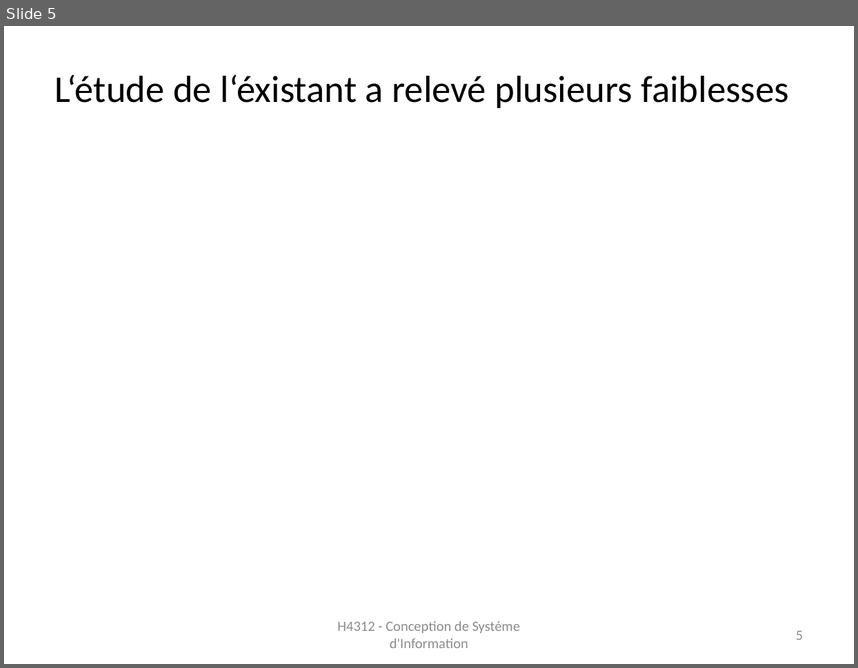
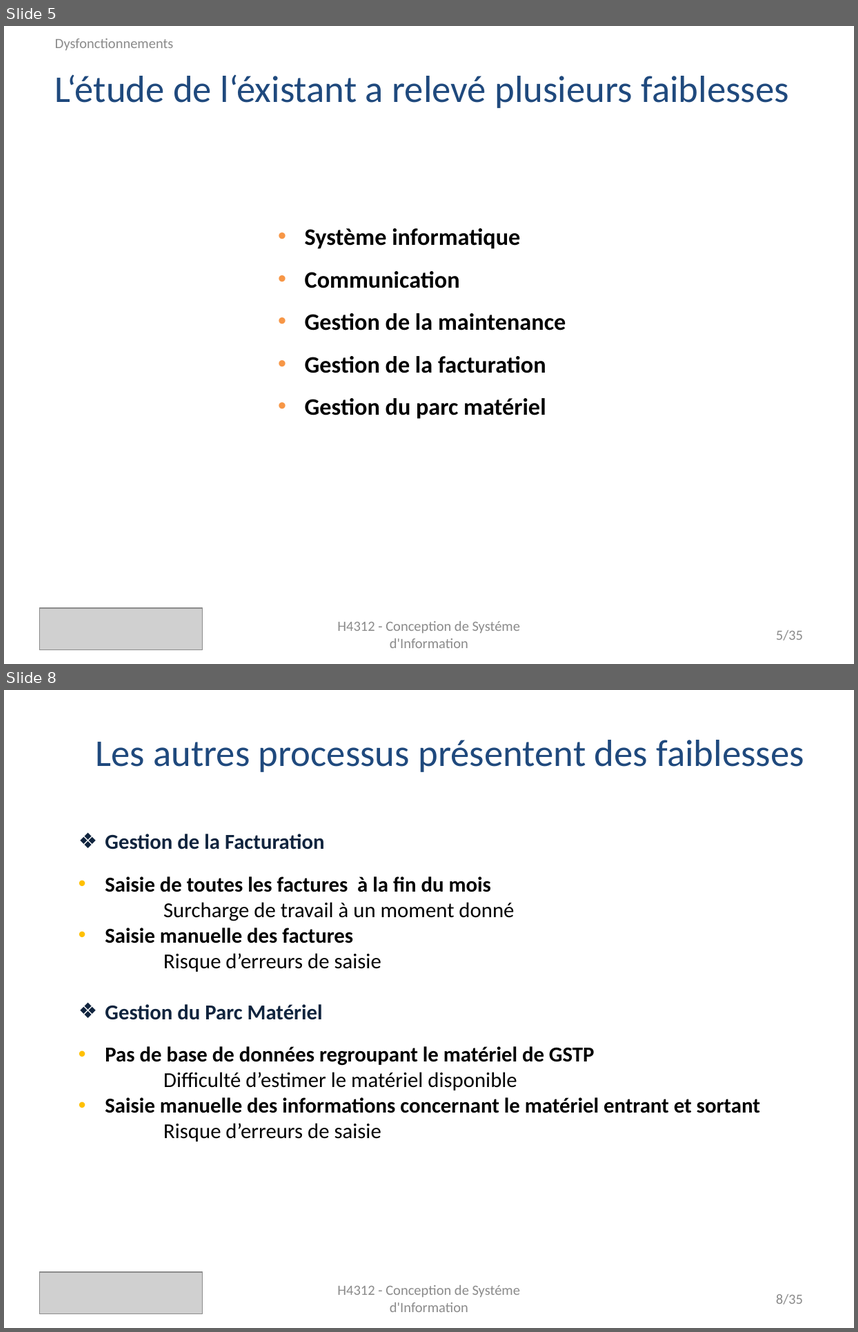
Before and after one commit to monicaGolumbeanu/GSTP, a slide deck: rapports/presentation/presentationFinale.pptx. Shown one above the other, each under a label of ours: slide 5 before the commit, slides 5 and 8 after it; the slides between them are not shown. The pictures are 858x668 and 858x1332 pixels, drawn with LibreOffice and Linux fonts; fonts in the diff are those of the drawing; grey boxes stand for pictures. Boxes give left, top, right and bottom in pixels: in the first picture for what was removed or moved away, otherwise in the second. Text is boxed around its words. In the diff, an @@ line names an element or a change of style, - is before the commit and + after.

```diff
--- a/rapports/presentation/presentationFinale.pptx
+++ b/rapports/presentation/presentationFinale.pptx
@@ slide 8 added at [4,690,854,1328], background #FFFFFF @@
@@ text added at [95,740,804,772], 32 pt, text #1F497D @@
+Les autres processus présentent des faiblesses
@@ text added at [105,834,760,1141], 18 pt, text #000000, bold @@
+❖ Gestion de la Facturation
+• Saisie de toutes les factures à la fin du mois
+Surcharge de travail à un moment donné
+• Saisie manuelle des factures
+Risque d’erreurs de saisie
+❖ Gestion du Parc Matériel
+• Pas de base de données regroupant le matériel de GSTP
+Difficulté d’estimer le matériel disponible
+• Saisie manuelle des informations concernant le matériel entrant et sortant
+Risque d’erreurs de saisie
@@ picture added at [40,1272,203,1313] @@
@@ text added at [337,1285,520,1312], 12 pt, text #8C8C8C @@
+H4312 - Conception de Systéme d'Information
@@ page number added at [776,1294,803,1304], 12 pt, text #8C8C8C @@
+8/35
@@ slide 5 changed as well @@
@@ text added at [55,38,174,50], 12 pt, text #8C8C8C @@
+Dysfonctionnements
@@ text "L‘étude de l‘éxistant a relevé ..." at [55,74,789,108]: text colour #000000 to #1F497D @@
@@ text added at [305,228,566,419], 20 pt, text #000000, bold @@
+• Système informatique
+• Communication
+• Gestion de la maintenance
+• Gestion de la facturation
+• Gestion du parc matériel
@@ picture added at [40,608,203,649] @@
@@ page number at [776,630,803,640]: text changed @@
-5
+5/35
```
Also in this commit, not shown: 7 other slides changed, 26 other slides added, 2 other files.
